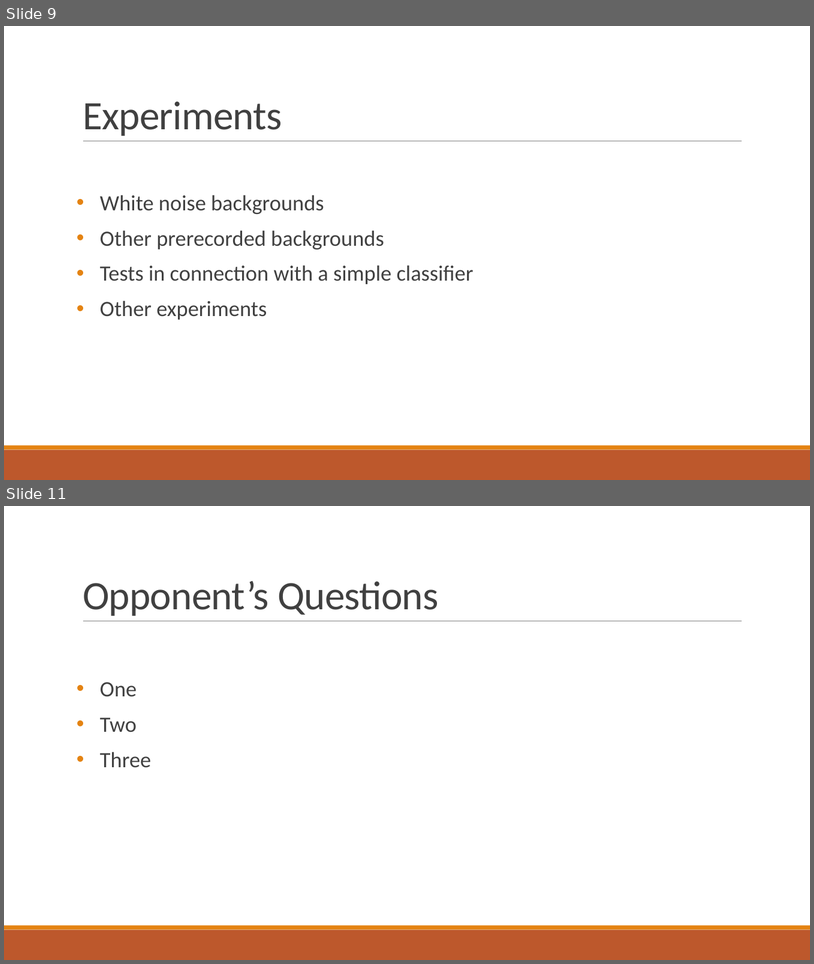
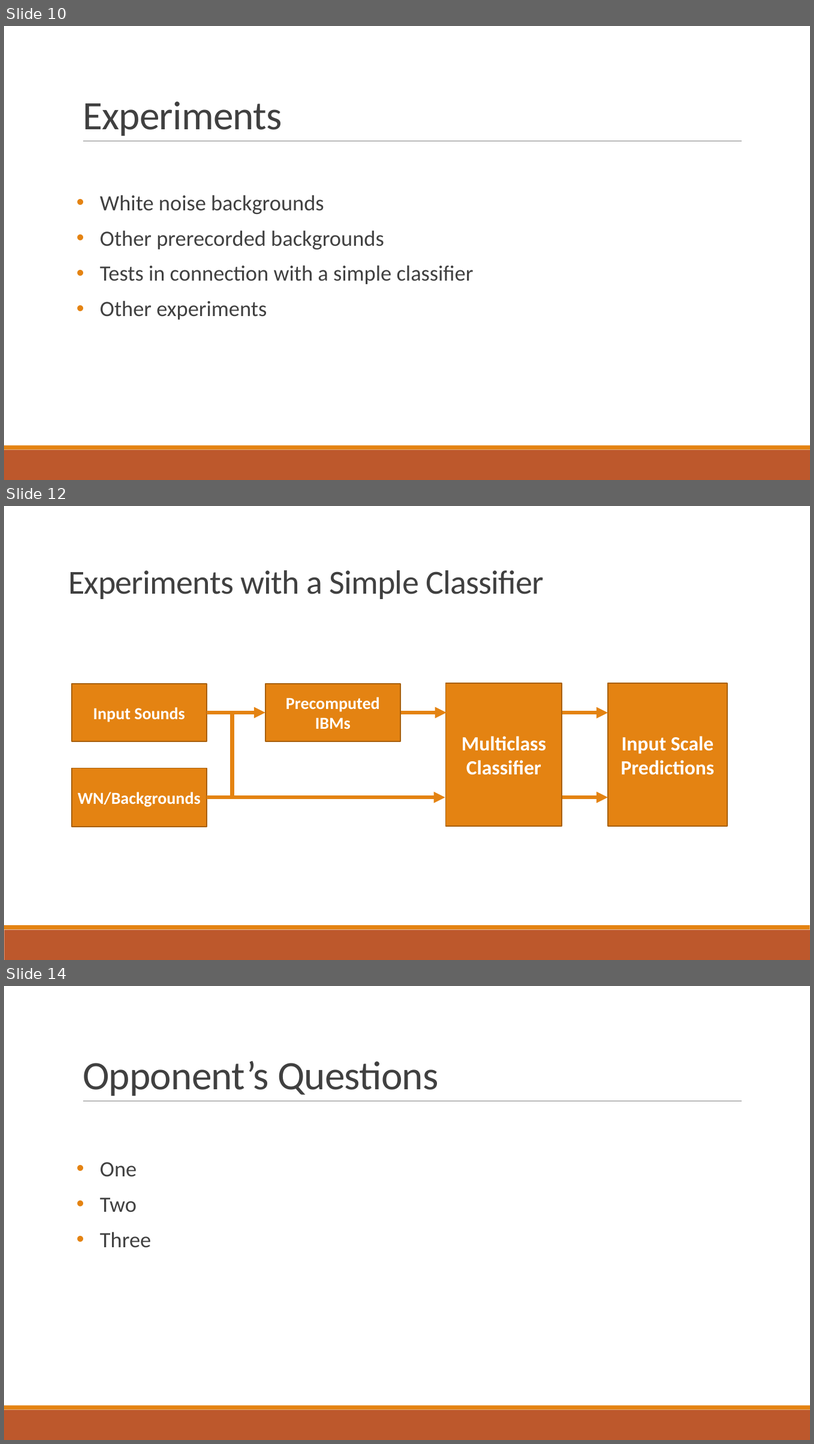
Before and after one commit to salveron/bachelors_thesis, a slide deck: presentation/presentation.pptx. Shown one above the other, each under a label of ours: slides 9 and 11 before the commit, slides 10, 12 and 14 after it; the slides between them are not shown. The pictures are 814x964 and 814x1444 pixels, drawn with LibreOffice and Linux fonts; fonts in the diff are those of the drawing. Boxes give left, top, right and bottom in pixels: in the first picture for what was removed or moved away, otherwise in the second. Text is boxed around its words. In the diff, an @@ line names an element or a change of style, - is before the commit and + after.

```diff
--- a/presentation/presentation.pptx
+++ b/presentation/presentation.pptx
@@ slide 12 added at <box>4,506,810,960</box>, background #FFFFFF; not listed: 2 template elements that a slide beside it also shows @@
@@ text added at <box>68,570,544,599</box>, 40 pt, text #404040 @@
+Experiments with a Simple Classifier
@@ rectangle added at <box>72,684,207,741</box>, fill #E48312, outline #A9610D 1.25 pt, 20 pt, text #FFFFFF, bold @@
+Input Sounds
@@ rectangle added at <box>266,684,401,741</box>, fill #E48312, outline #A9610D 1.25 pt, 20 pt, text #FFFFFF, bold @@
+Precomputed IBMs
@@ rectangle added at <box>446,682,563,825</box>, fill #E48312, outline #A9610D 1.25 pt, 24 pt, text #FFFFFF, bold @@
+Multiclass Classifier
@@ rectangle added at <box>608,682,728,825</box>, fill #E48312, outline #A9610D 1.25 pt, 24 pt, text #FFFFFF, bold @@
+Input Scale Predictions
@@ arrow added from (207, 712) to (266, 712), #E48312 4.5 pt @@
@@ line added from (232, 712) to (232, 796), #E48312 4.5 pt @@
@@ arrow added from (401, 712) to (447, 712), #E48312 4.5 pt @@
@@ arrow added from (563, 713) to (608, 713), #E48312 4.5 pt @@
@@ rectangle added at <box>72,768,207,826</box>, fill #E48312, outline #A9610D 1.25 pt, 20 pt, text #FFFFFF, bold @@
+WN/Backgrounds
@@ arrow added from (207, 797) to (446, 797), #E48312 4.5 pt @@
@@ arrow added from (563, 797) to (608, 797), #E48312 4.5 pt @@
@@ what was slide 9 is now slide 10 @@
@@ what was slide 11 is now slide 14 @@
```
Also in this commit, not shown: 2 slides changed, 2 other slides added.
